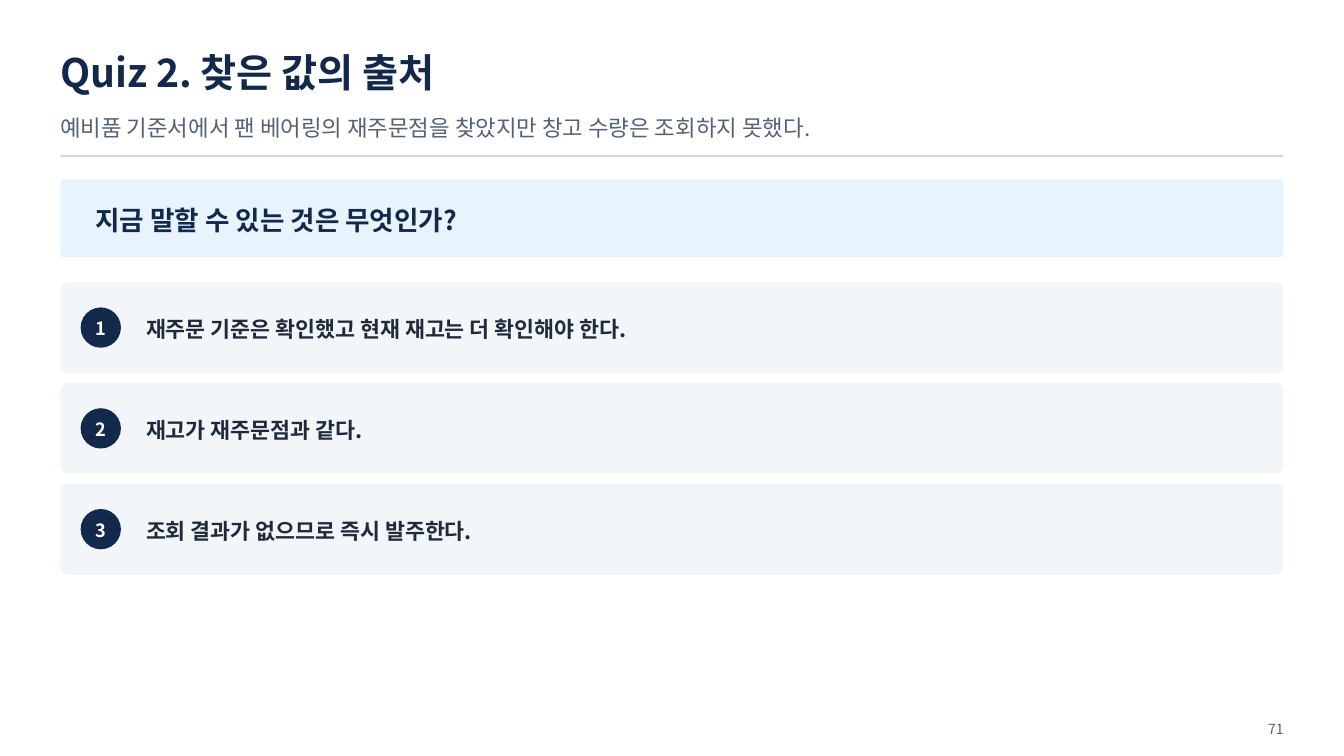
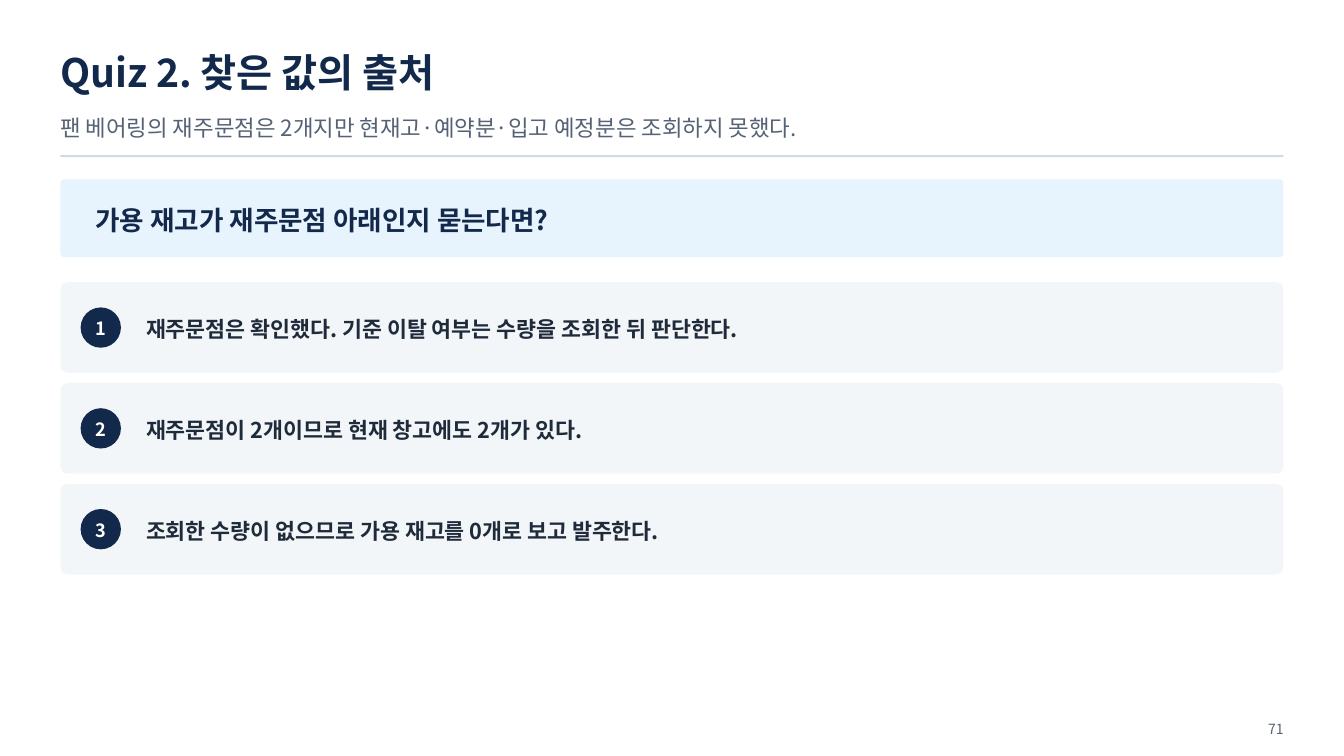
Before and after one commit to uengine-oss/hyd-iot-edu, a slide deck: slide 71 of workspace/강의제작/산출물/통합반/이론/04회차/통합반_04일차.pptx. Drawn at 1344x756 pixels with LibreOffice and Linux fonts; fonts in the diff are those of the drawing. Boxes give left, top, right and bottom in pixels: in the first picture for what was removed or moved away, otherwise in the second. Text is boxed around its words. In the diff, an @@ line names an element or a change of style, - is before the commit and + after.

Commit message:
통합반 4회차 복습·퀴즈 67~73장을 바로잡고 두 편의 실제 렌더·낭독과 제작 입력을 검증한다

```diff
--- a/workspace/강의제작/산출물/통합반/이론/04회차/통합반_04일차.pptx
+++ b/workspace/강의제작/산출물/통합반/이론/04회차/통합반_04일차.pptx
@@ text at <box>60,117,797,138</box>: text changed @@
-예비품 기준서에서 팬 베어링의 재주문점을 찾았지만 창고 수량은 조회하지 못했다.
+팬 베어링의 재주문점은 2개지만 현재고·예약분·입고 예정분은 조회하지 못했다.
@@ text at <box>96,207,548,233</box>: text changed @@
-지금 말할 수 있는 것은 무엇인가?
+가용 재고가 재주문점 아래인지 묻는다면?
@@ text at <box>146,318,738,339</box>: text changed @@
-재주문 기준은 확인했고 현재 재고는 더 확인해야 한다.
+재주문점은 확인했다. 기준 이탈 여부는 수량을 조회한 뒤 판단한다.
@@ text at <box>146,419,582,440</box>: text changed @@
-재고가 재주문점과 같다.
+재주문점이 2개이므로 현재 창고에도 2개가 있다.
@@ text at <box>146,520,659,541</box>: text changed @@
-조회 결과가 없으므로 즉시 발주한다.
+조회한 수량이 없으므로 가용 재고를 0개로 보고 발주한다.
```
Also in this commit, not shown: 5 other slides changed, 25 other files.
